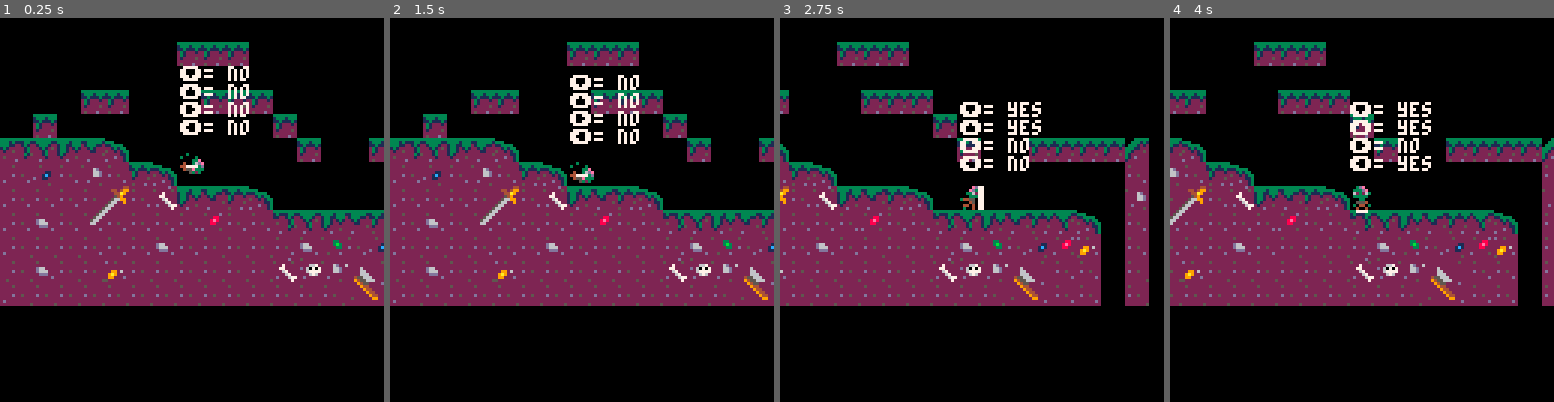
Above: before the commit, frames 1-4 (left to right).
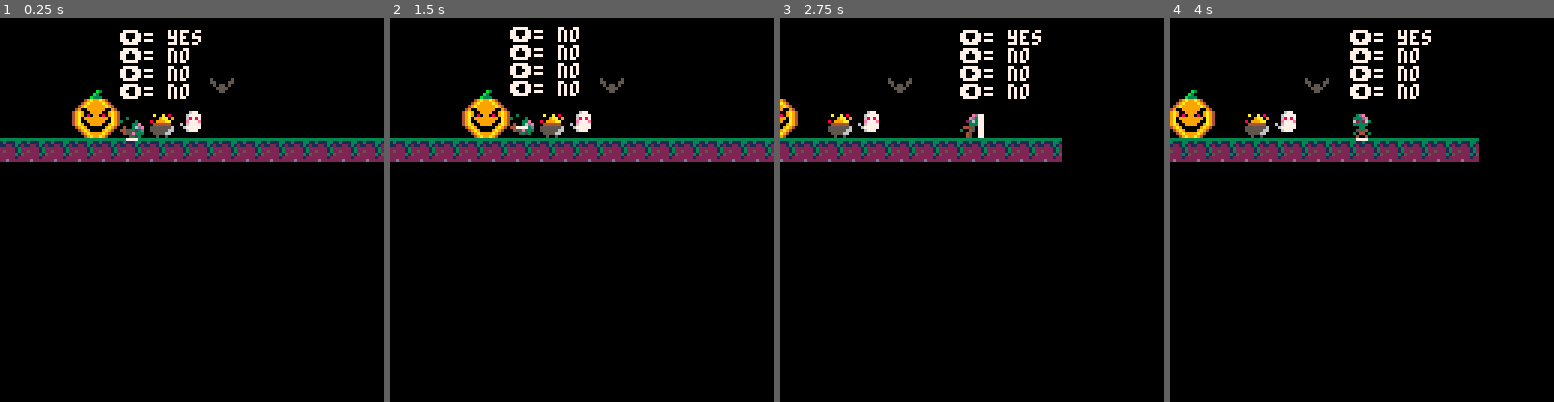
Above: after the commit, the same moments.

Repository: annatehiva/Pico8-game_project
Game: PICO-8 cartridge haunted_manor.p8
Two runs of this game, one before a commit and one after it. Both use one fixed random seed, a clock stepped at 60 frames per second and the inputs below.
Inputs:
- Up to frame 1 (0.25 s): no input
- Up to frame 2 (1.5 s): tap X (X key) at 0.33, 1.07 s
- Up to frame 3 (2.75 s): hold Right 1.6-2.1 s; tap X (X key) at 1.85 s; hold Right from 2.47 s (still down)
- Up to frame 4 (4 s): tap X (X key) at 2.97 s; release Right at 3.03 s; hold Left 3.08-3.58 s

The runs differ from the first frame. In frame 1, 44% of the frame differs, in the area x 0-100%, y 3-75%; in frame 2, 44%; in frame 3, 38%; in frame 4, 40%.

Commit message:
animations ajoutées

Diff:
--- a/haunted_manor.p8
+++ b/haunted_manor.p8
@@ -6,8 +6,8 @@
 function _init()
 	player={
 			sp=1,
-			x=89,
-			y=10,
+			x=40,
+			y=20,
 			w=8,
 			h=8,
 			flp=false,
@@ -25,15 +25,26 @@
 			landed=false
 		}
 
+		--animations
+		sp_anim=1
+		frm_pumpkin={10,12}
+		frm_cauldron={32,48}
+		frm_ghost={17,18}
+		frm_bat={51,52}
+		--gravity
 		gravity=0.3
 		friction=0.85
 
-		--simple camera
+		--double  camera
 		cam_x=0
+		cam_y=0
 
 		--map limits
-		map_start=0
-		map_end=584
+		map_start_x=0
+		map_end_x=584
+
+		map_start_y=0
+		map_end_y=450
 
 		---test---
 		x1r=0 y1r=0 x2r=0 y2r=0
@@ -50,29 +61,48 @@
 		player_update()
 		player_animate()
 
-
-		--simple camera
+		--double camera
 		cam_x=player.x-64+(player.w/2)
-		if cam_x<map_start then
-			cam_x = map_start
-		end
-		if cam_x>map_end-128 then
-			cam_x = map_end-128
-		end
-
-		camera(cam_x,0)
-
-
-end
+		cam_x = mid(map_start_x,cam_x,map_end_x-128)
+
+	 cam_y=player.y-64+(player.h/2)
+		cam_y = mid(map_start_y,cam_y,map_end_y-128)
+
+		camera(cam_x,cam_y)
+
+		--animations--
+		if sp_anim<2.9 then
+		sp_anim=sp_anim+.05
+		else
+		sp_anim=1
+	end
+end
+
+		--ancienne version--
+		--cam_x=player.x-64+(player.w/2)
+		--if cam_x<map_start then
+			--cam_x = map_start
+		--end
+		--if cam_x>map_end-128 then
+			--cam_x = map_end-128
+		--end
+--	camera(cam_x,0)
+--end
 
 function _draw()
 	cls()
 	palt(15,true)
 	palt(0,false)
 	map()
-	spr(player.sp,player.x,player.y,1,1,player.flp)
-
----test---
+	--animations
+	spr(frm_pumpkin[flr(sp_anim)],24,24,2,2)
+	spr(frm_cauldron[flr(sp_anim)],50,32,1,1)
+	spr(frm_ghost[flr(sp_anim)],60,30,1,1)
+	spr(frm_bat[flr(sp_anim)],70,20,1,1)
+	--player
+		spr(player.sp,player.x,player.y,1,1,player.flp)
+
+--test---
 		rect(x1r,y1r,x2r,y2r,7)
 		print("⬅️= "..collide_l,player.x,player.y-10)
 		print("➡️= "..collide_r,player.x,player.y-16)
@@ -247,12 +279,18 @@
 	player.y+=player.dy
 
 	--limit player to map
-	if player.x<map_start then
-		player.x = map_start
-	end
-	if player.x>map_end-player.w then
-		player.x = map_end-player.w
-	end
+	if player.x<map_start_x then
+		player.x = map_start_x
+	end
+	if player.x>map_end_x-player.w then
+		player.x = map_end_x-player.w
+	end
+	if player.y<map_start_y then
+		player.y=map_start_y
+	end
+	if player.y>map_end_y-player.h then
+		player.y=map_end_y-player.h
+end
 end
 
 function player_animate()
@@ -357,24 +395,39 @@
 
 
 
+…(24 lines of a section not shown)…
 __gff__
-0000000000000000000000000000000000000000000000000000000000000000000000000000000000000000000000000000000000000000000000000000000003030303030303000101010101000000030303030303030000000000000000000303030303000000000000000000000000000003030000000000000000000000
+0000000000000000000000000000000000000000000000000000000000000000000000000000000000000000000000000000000000000000000000000000000003030303030303000101010101000000030303030300000000000000000000000303030303000000000000000000000003030000000000000000000000000000
+0000000000000000000000000000000000000000000000000000000000000000000000000000000000000000000000000000000000000000000000000000000003030303030303030303030303030000030303030303030300000303030300000303000003030303000003030000000003030000000000030000030300000000
+__map__
 0000000000000000000000000000000000000000000000000000000000000000000000000000000000000000000000000000000000000000000000000000000000000000000000000000000000000000000000000000000000000000000000000000000000000000000000000000000000000000000000000000000000000000
-__map__
-7070707070707171717171717171717171000000000000700070707070707071717171717171717171710000000000007070707070707071717171717171717171710000000000007000000000000000000000000000000000000000000000000000000000000000000000000000000000000000000000000000000000000000
-7026262726272627262771444444712727272727272727702770262627262726272627714444447127272727272727277070262627262726272627714444447127272727272727277000000000000000000000000000000000000000000000000000000000000000000000000000000000000000000000000000000000000000
-7036363736373637363770707171272627262726272627702770363637363736373637707071712726272627262726277070363637363736373637707071712726272627262726277000000000000000000000000000000000000000000000000000000000000000000000000000000000000000000000000000000000000000
-7126272627272644447170704444443637363736373637713771262726272726444471707044444436373637363736377171262726272726444471707044444436373637363736377100000000000000000000000000000000000000000000000000000000000000000000000000000000000000000000000000000000000000
-7036373637443637702627262627704427262726272627702770362336374436377026272626277044272627262726232323363736374436377026272626277044272627262726277000000000000000000000000000000000000000000000000000000000000000000000000000000000000000000000000000000000000000
-4544434240414243463637262727707044363744444444453745444342404142434636372627277070443637444423234545444342404142434636372627277070443637444444444500000000000000000000000000000000000000000000000000000000000000000000000000000000000000000000000000000000000000
-5050605050545362534446363737702627262726272627502750506050505453625344463637377026272627262726275050506050505453625344463637377026272627262726275000000000000000000000000000000000000000000000000000000000000000000000000000000000000000000000000000000000000000
-6250505050535063645360424344463637363736373637623762505050505350636453604243444636373637363736376262505050505350636453604243444636373637363736376200000000000000000000000000000000000000000000000000000000000000000000000000000000000000000000000000000000000000
-5050615050515073745050505550504041424344414627502750506150505150737450505055505040414243444146275050506150505150737450505055505040414243444146275000000000000000000000000000000000000000000000000000000000000000000000000000000000000000000000000000000000000000
-50525050636363505050515063636350515253545556375037505250506363635050505150636363505152535455563750505250506363635050505150636363505152535455563750000000000000000000000000000000000000000000000000000000000000000000000000000000000000000000000000000000007f0000
-63636363635163635663636363636360616265665353006327636363636351636356636363636363606162656653530063636363636351636356636363636363606162656653534445000000000000000000000000000000000000000000000000000000000000000000000000000000000000000000000000000000007f7f7f
-63605353636363636363636363636363636375765353006337636053536363636363636363636363636363757653530063636053536363636363636363636363636363757653535455000000000000000000000000000000000000000000000000000000000000000000000000000000000000000000000000000000007f7f7f
-70707070707000000000000000000000000000000000000000707070707070000000000000000000000000000000000000707070707070000000000000000000000000000000000000000000000000000000000000000000000000000000000000000000000000000000000000000000000000000000000000000000007f7f7f
-00000000000000000000000000000000000000000000000000000000000000000000000000000000000000000000000000000000000000000000000000000000000000000000000000000000000000000000000000000000000000000000000000000000000000000000000000000000000000000000000000000000007f7f7f
-0000000000000000000000000000000000000000000000000000000000000000000000000000000000000000000000000000000000000000000000000000000000000000000000000000000000000000000000000000000000000000000000000000000000000000000000000000000000000000000000000000000000007f7f
-
-
+0000000000000000000000000000000000000000000000000000000000000000000000000000000000000000000000000000000000000000000000000000000000000000000000000000000000000000000000000000000000000000000000000000000000000000000000000000000000000000000000000000000000000000
+0000000000000000000000000000000000000000000000000000000000000000000000000000000000000000000000000000000000000000000000000000000000000000000000000000000000000000000000000000000000000000000000000000000000000000000000000000000000000000000000000000000000000000
+0000000000000000000000000000000000000000000000000000000000000000000000000000000000000000000000000000000000000000000000000000000000000000000000000000000000000000000000000000000000000000000000000000000000000000000000000000000000000000000000000000000000000000
+0000000000000000000000000000000000000000000000000000000000000000000000000000000000000000000000000000000000000000000000000000000000000000000000000000000000000000000000000000000000000000000000000000000000000000000000000000000000000000000000000000000000000000
+4040404040404040404040404040404000000000000000000000000000000000000000000000000000000000000000000000000000000000000000000000000000000000000000000000000000000000000000000000000000000000000000000000000000000000000000000000000000000000000000000000000000000000
+
+
Not shown, changed: 96 lines of the sprite sheet (__gfx__) section of haunted_manor.p8
